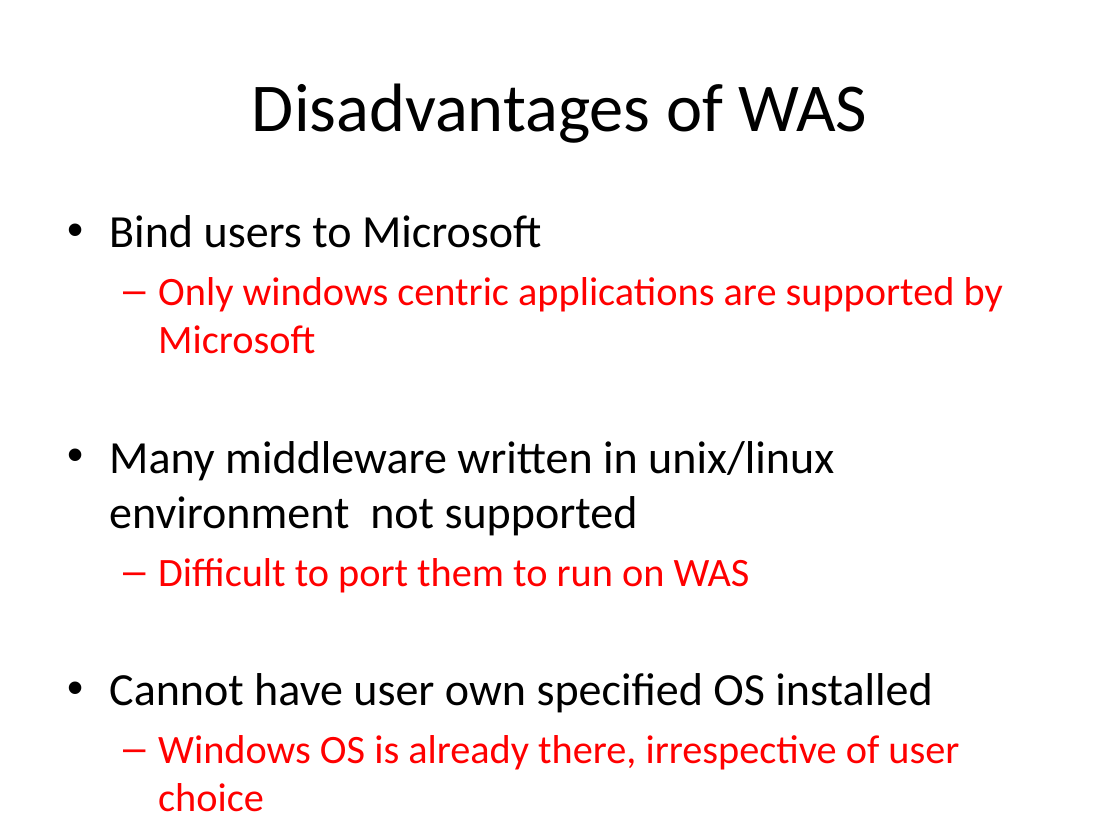
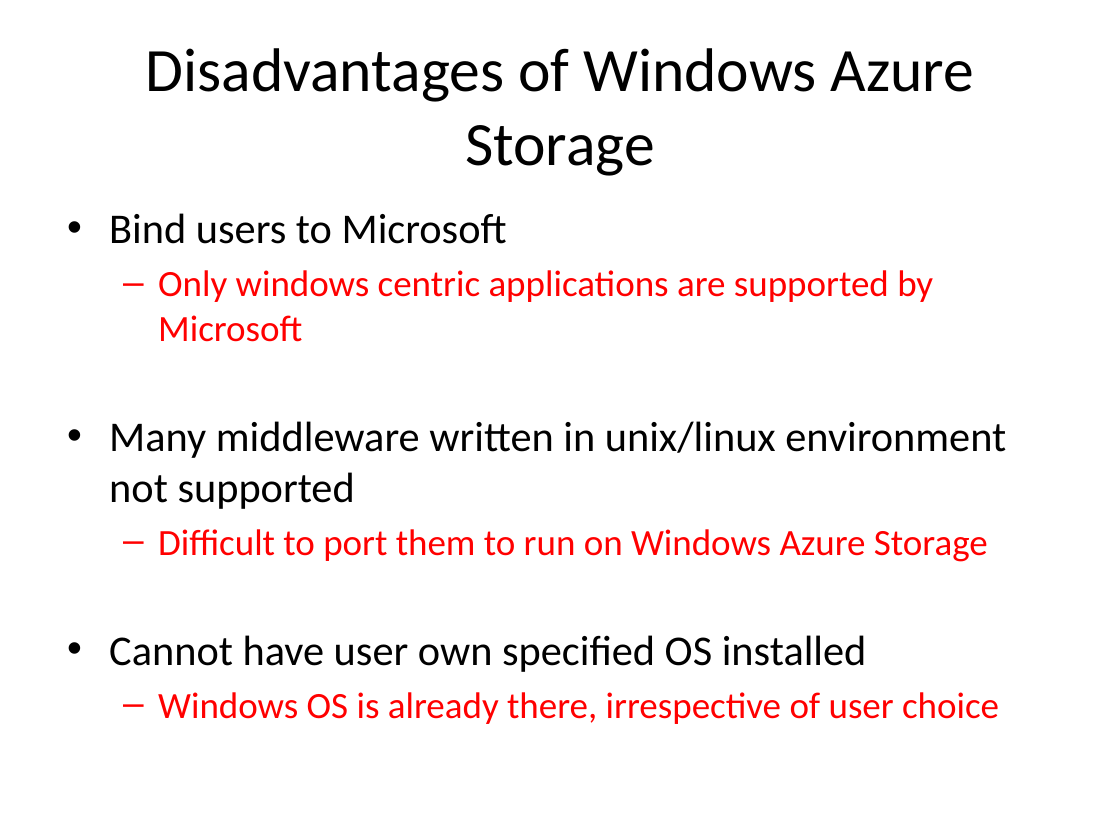
Before and after one commit to pnquanganh/distributed-storage-system, a slide deck: slide 4 of Paper Presentation/Presentation_part3.pptx. Drawn at 1120x840 pixels with LibreOffice and Linux fonts; fonts in the diff are those of the drawing. Boxes give left, top, right and bottom in pixels: in the first picture for what was removed or moved away, otherwise in the second. Text is boxed around its words. In the diff, an @@ line names an element or a change of style, - is before the commit and + after.

```diff
--- a/Paper Presentation/Presentation_part3.pptx
+++ b/Paper Presentation/Presentation_part3.pptx
@@ title at (146,48,974,176): text changed; size 44 to 39.6 pt @@
-Disadvantages of WAS
+Disadvantages of Windows Azure Storage
@@ text at (109,213,1006,724): size 29.6 to 27.2 pt in "Bind users to Microsoft", "Many middleware written in unix/linux environment not ...", "Cannot have user own specified OS installed"; size 25.9 to 23.8 pt in "Only windows centric applications are supported by ...", "Windows OS is already there, irrespective of ..." @@
@@ text at (158,529,988,562): text changed; size 25.9 to 23.8 pt @@
-  – Difficult to port them to run on WAS
+  – Difficult to port them to run on Windows Azure Storage
```
Also in this commit, not shown: 1 other slide changed.
